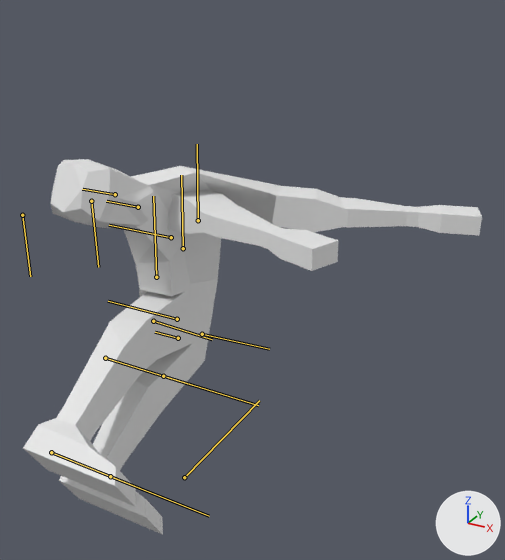
An edit to the FBX model BunchesProject/Assets/FBX/Human.fbx, drawn before and after from the same camera.
One viewpoint serves both versions: a camera (50 mm lens) standing at (0.0156, -0.0217, 0.0218) and looking at (0.0045, -0.0016, 0.0118). Arrows for +X, +Y and +Z are at lower right; the lights stay in place. Both versions are drawn at frame 1 of the action 'Default Take'; the numbers are the values there. The bones that bend it are drawn over the model as lines.

Objects in the first picture: 'HumanMesh'.
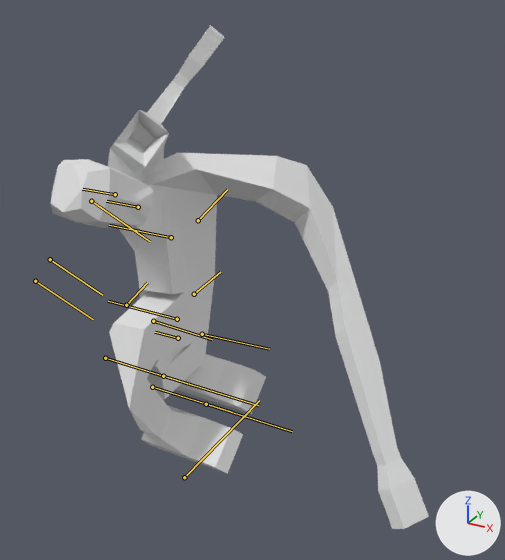
What differs and where, as boxes (x1, y1, x2, y2) in the pictures (505 x 560 px):
```json
{"object": "HumanMesh", "change": "posed", "before": [23, 159, 482, 535], "after": [51, 25, 429, 529], "on screen": "18% narrower, 34% taller"}
{"bone": "UArm_r", "before": "(91, 201) to (98, 267)", "after": "(91, 201) to (150, 241)"}
{"bone": "LArm_r", "before": "(22, 215) to (30, 276)", "after": "(50, 259) to (102, 295)"}
{"bone": "UArm_l", "before": "(198, 220) to (197, 144)", "after": "(198, 220) to (227, 189)"}
{"bone": "LArm_l", "before": "(183, 248) to (181, 175)", "after": "(194, 294) to (220, 272)"}
```

Edits to the scene script, one JSON object a line:
```json
{"block": "bone_uarm_r", "where": "bone_uarm_r = bpy.data.objects['Armature'].pose.bones['UArm_r']  # child of 'Chest'"}
{"op": "set", "path": "bone_uarm_r.rotation_quaternion", "old": "(0.737, 0.359, -0.526, -0.226)", "new": "(0.733, 0.304, -0.562, 0.233)", "note": "degrees (76, -38, -64) -> degrees (45, -75, 0)"}
{"block": "bone_larm_r", "where": "bone_larm_r = bpy.data.objects['Armature'].pose.bones['LArm_r']  # child of 'UArm_r'"}
{"op": "set", "path": "bone_larm_r.rotation_quaternion", "old": "(1.0, 0.0, 0.0, 0.0)", "new": "(0.843, 0.0, -0.537, 0.0)", "note": "degrees (0, 0, 0) -> degrees (0, -65, 0)"}
{"block": "bone_uarm_l", "where": "bone_uarm_l = bpy.data.objects['Armature'].pose.bones['UArm_l']  # child of 'Chest'"}
{"op": "set", "path": "bone_uarm_l.rotation_quaternion", "old": "(0.737, -0.359, -0.526, 0.226)", "new": "(0.733, -0.304, -0.562, -0.233)", "note": "degrees (-76, -38, 64) -> degrees (-45, -75, 0)"}
{"block": "bone_larm_l", "where": "bone_larm_l = bpy.data.objects['Armature'].pose.bones['LArm_l']  # child of 'UArm_l'"}
{"op": "set", "path": "bone_larm_l.rotation_quaternion", "old": "(1.0, 0.0, 0.0, 0.0)", "new": "(0.843, 0.0, -0.537, 0.0)", "note": "degrees (0, 0, 0) -> degrees (0, -65, 0)"}
{"block": "bone_lleg_r", "where": "bone_lleg_r = bpy.data.objects['Armature'].pose.bones['LLeg_r']  # child of 'ULeg_r'"}
{"op": "set", "path": "bone_lleg_r.rotation_quaternion", "old": "(0.985, 0.0, 0.174, 0.0)", "new": "(0.5, 0.0, 0.866, 0.0)", "note": "degrees (0, 20, 0) -> degrees (0, 120, 0)"}
{"block": "bone_lleg_l", "where": "bone_lleg_l = bpy.data.objects['Armature'].pose.bones['LLeg_l']  # child of 'ULeg_l'"}
{"op": "set", "path": "bone_lleg_l.rotation_quaternion", "old": "(0.985, 0.0, 0.174, 0.0)", "new": "(0.5, 0.0, 0.866, 0.0)", "note": "degrees (0, 20, 0) -> degrees (0, 120, 0)"}
```
